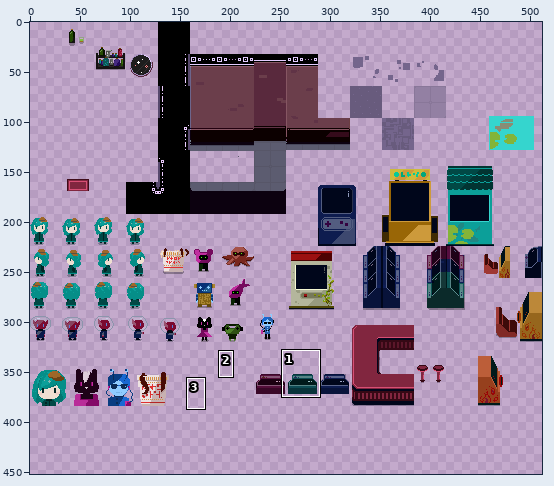
Sprite sheet -- assets/images/test.png. The first picture is a wide view before the edit; the outline marks the close-up.
Close-up. Before the edit:
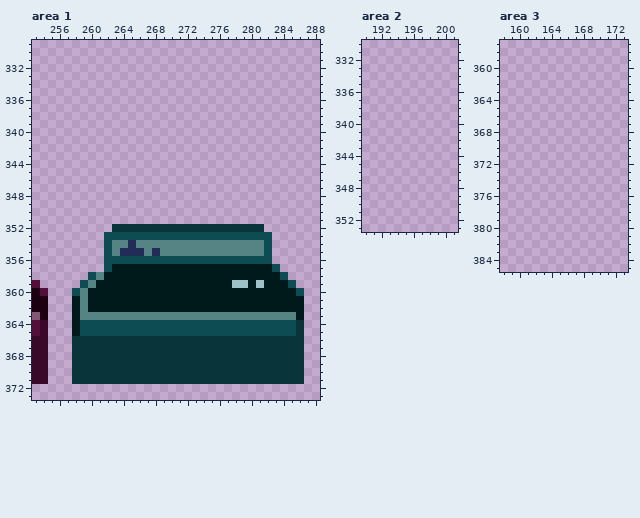
The file is 512x512 pixels. Colours within 5 levels of each other are drawn and written as one. Shown: area 1: x 253..288, y 329..373; area 2: x 190..201, y 330..353; area 3: x 158..173, y 357..385. The wide view leaves out empty margins. The commit also changed other parts of the picture, which this record leaves out.
Once edited:
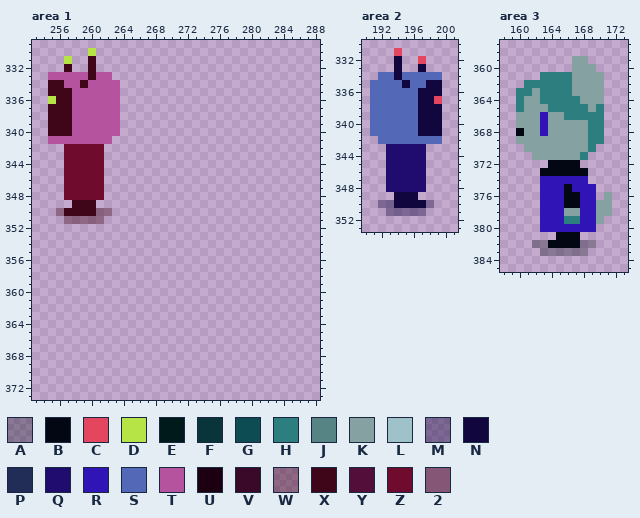
Palette (. is transparent): A #0207134d  B #020713  C #e44660  D #b6e446  E #001a1b  F #08343a  G #0e4c54  H #2c7e7f  J #568485  K #86a1a1  L #9ec2c7  M #12063f66  N #12063f  P #212c57  Q #200b6f  R #3014b5  S #5368b6  T #b6539e  U #1c0012  V #3a0828  W #3f061966  X #3f0619  Y #540e3a  Z #6f0b2d  2 #855676
Change:
--- area 1
@@ x 253..288 @@
 329 ....................................
-330 ....................................
-331 ....................................
-332 ....................................
-333 ....................................
-334 ....................................
-335 ....................................
-336 ....................................
-337 ....................................
-338 ....................................
-339 ....................................
-340 ....................................
-341 ....................................
-342 ....................................
-343 ....................................
-344 ....................................
-345 ....................................
-346 ....................................
-347 ....................................
-348 ....................................
-349 ....................................
-350 ....................................
-351 ....................................
-352 ..........FFFFFFFFFFFFFFFFFFF.......
-353 .........GGGGGGGGGGGGGGGGGGGGG......
-354 .........GJJPJJJJJJJJJJJJJJJJG......
-355 .........GJPPPJPJJJJJJJJJJJJJG......
-356 .........GGGGGGGGGGGGGGGGGGGGG......
-357 .........GEEEEEEEEEEEEEEEEEEEEG.....
-358 .......GJEEEEEEEEEEEEEEEEEEEEEEG....
-359 Y.....GJEEEEEEEEEEEEEEEEELLELEEEG...
-360 UY...GJEEEEEEEEEEEEEEEEEEEEEEEEEEG..
-361 UU...EJEEEEEEEEEEEEEEEEEEEEEEEEEEE..
-362 UU...EJEEEEEEEEEEEEEEEEEEEEEEEEEEE..
-363 2U...EJJJJJJJJJJJJJJJJJJJJJJJJJJJE..
-364 YV...EGGGGGGGGGGGGGGGGGGGGGGGGGGGF..
-365 YV...EGGGGGGGGGGGGGGGGGGGGGGGGGGGF..
-366 VV...FFFFFFFFFFFFFFFFFFFFFFFFFFFFF..
-367 VV...FFFFFFFFFFFFFFFFFFFFFFFFFFFFF..
-368 VV...FFFFFFFFFFFFFFFFFFFFFFFFFFFFF..
-369 VV...FFFFFFFFFFFFFFFFFFFFFFFFFFFFF..
-370 VV...FFFFFFFFFFFFFFFFFFFFFFFFFFFFF..
-371 VV...FFFFFFFFFFFFFFFFFFFFFFFFFFFFF..
+330 .......D............................
+331 ....D..X............................
+332 ....X..X............................
+333 ..TTTTTXTT..........................
+334 ..XXTTXTTTT.........................
+335 ..XXXTTTTTT.........................
+336 ..DXXTTTTTT.........................
+337 ..XXXTTTTTT.........................
+338 ..XXXTTTTTT.........................
+339 ..XXXTTTTTT.........................
+340 ..XXXTTTTTT.........................
+341 ..TTTTTTTT..........................
+342 ....ZZZZZ...........................
+343 ....ZZZZZ...........................
+344 ....ZZZZZ...........................
+345 ....ZZZZZ...........................
+346 ....ZZZZZ...........................
+347 ....ZZZZZ...........................
+348 ....ZZZZZ...........................
+349 .....XXX............................
+350 ...WXXXXWW..........................
+351 ....WWWWW...........................
+352 ....................................
+353 ....................................
+354 ....................................
+355 ....................................
+356 ....................................
+357 ....................................
+358 ....................................
+359 ....................................
+360 ....................................
+361 ....................................
+362 ....................................
+363 ....................................
+364 ....................................
+365 ....................................
+366 ....................................
+367 ....................................
+368 ....................................
+369 ....................................
+370 ....................................
+371 ....................................
 372 ....................................
--- area 2
@@ x 190..201 @@
 330 ............
-331 ............
-332 ............
-333 ............
-334 ............
-335 ............
-336 ............
-337 ............
-338 ............
-339 ............
-340 ............
-341 ............
-342 ............
-343 ............
-344 ............
-345 ............
-346 ............
-347 ............
-348 ............
-349 ............
-350 ............
-351 ............
+331 ....C.......
+332 ....N..C....
+333 ....N..N....
+334 ..SSNSSSSS..
+335 .SSSSNSSNN..
+336 .SSSSSSNNN..
+337 .SSSSSSNNC..
+338 .SSSSSSNNN..
+339 .SSSSSSNNN..
+340 .SSSSSSNNN..
+341 .SSSSSSNNN..
+342 ..SSSSSSSS..
+343 ...QQQQQ....
+344 ...QQQQQ....
+345 ...QQQQQ....
+346 ...QQQQQ....
+347 ...QQQQQ....
+348 ...QQQQQ....
+349 ....NNN.....
+350 ..MMNNNNM...
+351 ...MMMMM....
 352 ............
--- area 3
@@ x 158..173 @@
 358 ................
-359 ................
-360 ................
-361 ................
-362 ................
-363 ................
-364 ................
-365 ................
-366 ................
-367 ................
-368 ................
-369 ................
-370 ................
-371 ................
-372 ................
-373 ................
-374 ................
-375 ................
-376 ................
-377 ................
-378 ................
-379 ................
-380 ................
-381 ................
-382 ................
-383 ................
+359 .........KK.....
+360 .........KKK....
+361 .....HHHHKKKK...
+362 ...HHHHHHKKKK...
+363 ..HHKHHHHKKKK...
+364 ..HKKHHHHHKKK...
+365 ..HKKKHHHHHKH...
+366 ..KKKRKKHHHHH...
+367 ..KKKRKKKKKHH...
+368 ..BKKRKKKKKHH...
+369 ..KKKKKKKKKHH...
+370 ...KKKKKKKKH....
+371 ....KKKKKKH.....
+372 ......BBBB......
+373 .....BBBBBB.....
+374 .....RRRRRR.....
+375 .....RRRBRRR....
+376 .....RRRBBRR.K..
+377 .....RRRBBRRKK..
+378 .....RRRKKRRKK..
+379 .....RRRHHRRK...
+380 .....RRRRRRR....
+381 .......BBB......
+382 ....AABBBBAA....
+383 .....AAAAAA.....
 384 ................
Pixel boxes of the changes (left, top, right, bottom) in both close-ups:
changed: (32, 48, 304, 384)
added: (370, 48, 442, 216)
added: (516, 56, 612, 256)
